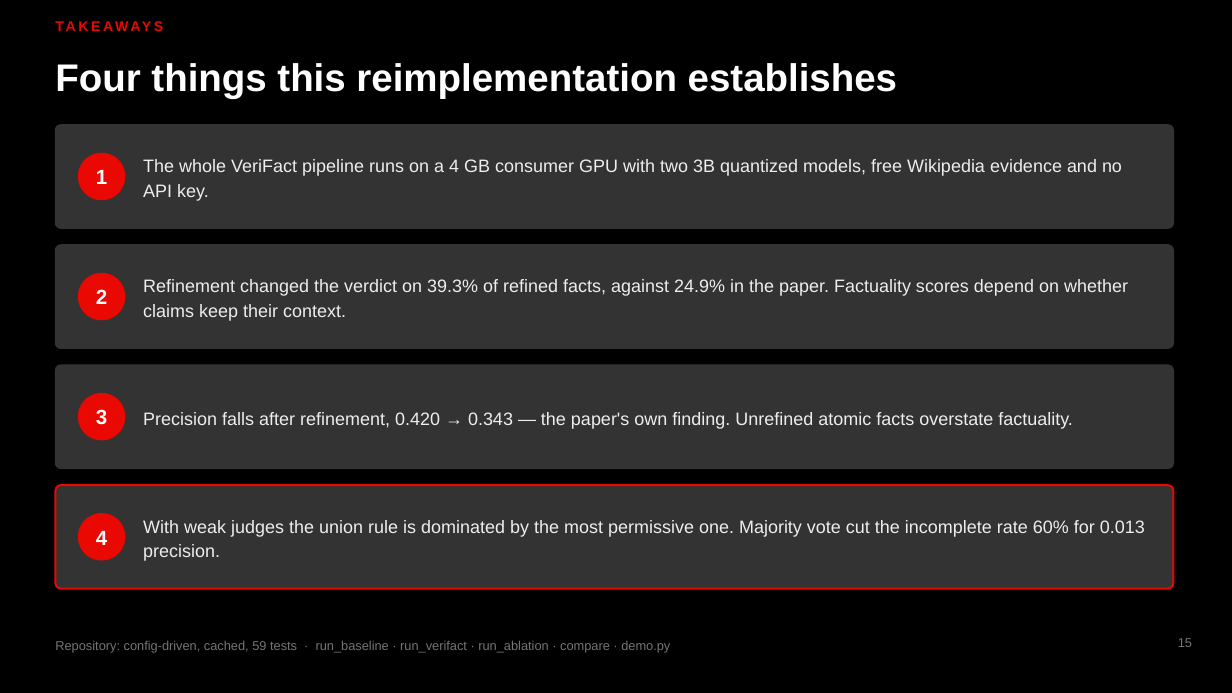
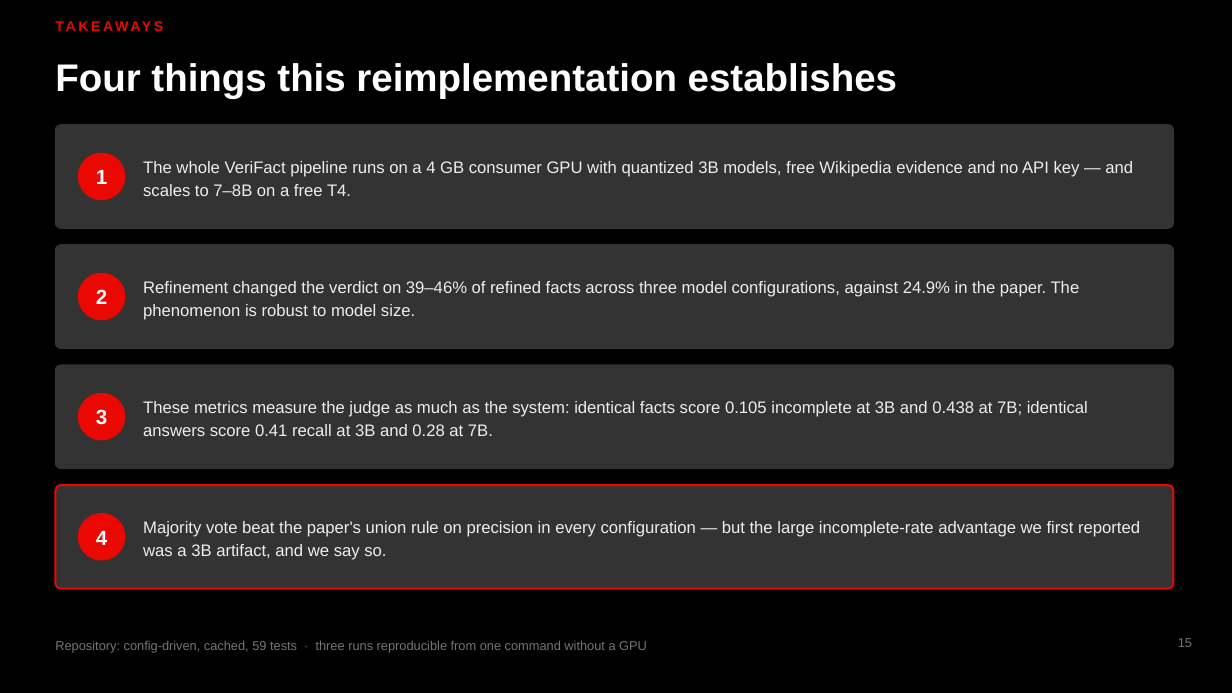
Before and after one commit to MadhavKrishna06/Verifact-Lite, a slide deck: slide 15 of presentation/VERIFACT-Lite-TTU.pptx. Drawn at 1232x693 pixels with LibreOffice and Linux fonts; fonts in the diff are those of the drawing. Boxes give left, top, right and bottom in pixels: in the first picture for what was removed or moved away, otherwise in the second. Text is boxed around its words. In the diff, an @@ line names an element or a change of style, - is before the commit and + after.

Commit message:
docs: fold the Colab findings into the deck (beta)
Two new result slides: the judge as measuring instrument (identical facts
score 0.105 incomplete at 3B and 0.438 at 7B; identical answers score 0.41
recall at 3B and 0.28 at 7B), and which conclusions survived the upgrade
(majority still beats union on precision everywhere; the 60% incomplete-rate
gap was a 3B artifact).

Verdict-change slide now carries contradicted 3 to 8, completing the paper's
reported pattern. The paper-comparison and limitations slides mark two rows as
measured rather than proposed. Word mapping moves to the appendix, which also
gains experiment B.

```diff
--- a/presentation/VERIFACT-Lite-TTU.pptx
+++ b/presentation/VERIFACT-Lite-TTU.pptx
@@ text at [143,161,1133,196]: text changed; size 14 to 13 pt @@
-The whole VeriFact pipeline runs on a 4 GB consumer GPU with two 3B quantized models, free Wikipedia evidence and no API key.
+The whole VeriFact pipeline runs on a 4 GB consumer GPU with quantized 3B models, free Wikipedia evidence and no API key — and scales to 7–8B on a free T4.
@@ text at [143,281,1080,320]: text changed; size 14 to 13 pt @@
-Refinement changed the verdict on 39.3% of refined facts, against 24.9% in the paper. Factuality scores depend on whether claims keep their context.
+Refinement changed the verdict on 39–46% of refined facts across three model configurations, against 24.9% in the paper. The phenomenon is robust to model size.
@@ text at [143,401,1088,436]: text changed; size 14 to 13 pt @@
-Precision falls after refinement, 0.420 → 0.343 — the paper's own finding. Unrefined atomic facts overstate factuality.
+These metrics measure the judge as much as the system: identical facts score 0.105 incomplete at 3B and 0.438 at 7B; identical answers score 0.41 recall at 3B and 0.28 at 7B.
@@ text at [143,521,1140,560]: text changed; size 14 to 13 pt @@
-With weak judges the union rule is dominated by the most permissive one. Majority vote cut the incomplete rate 60% for 0.013 precision.
+Majority vote beat the paper's union rule on precision in every configuration — but the large incomplete-rate advantage we first reported was a 3B artifact, and we say so.
@@ text at [55,641,647,653]: text changed @@
-Repository: config-driven, cached, 59 tests · run_baseline · run_verifact · run_ablation · compare · demo.py
+Repository: config-driven, cached, 59 tests · three runs reproducible from one command without a GPU
```
Also in this commit, not shown: 11 other slides changed, 4 slides added, 3 slides removed, 2 other files.
